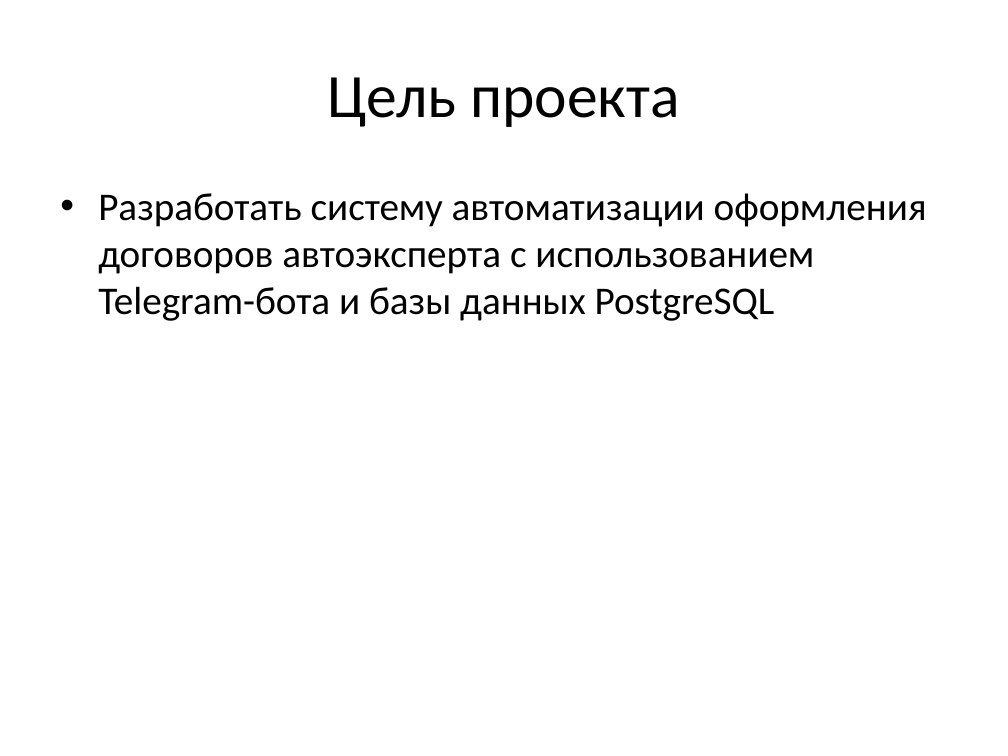
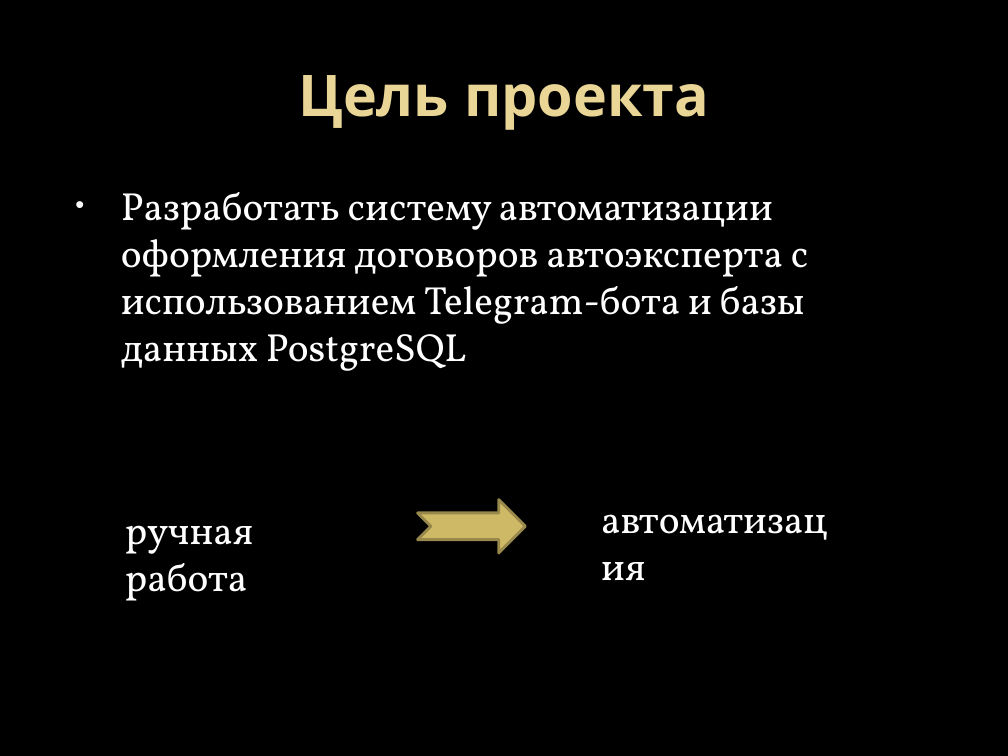
Before and after one commit to Ivan9005/autoexpert-bot, a slide deck: slide 4 of presentation/Система автоматизации оформления договоров автоэксперта на базе Telegram-бота.pptx. Drawn at 1008x756 pixels with LibreOffice and Linux fonts; fonts in the diff are those of the drawing; background and template pictures are left out. Boxes give left, top, right and bottom in pixels: in the first picture for what was removed or moved away, otherwise in the second. Text is boxed around its words. In the diff, an @@ line names an element or a change of style, - is before the commit and + after.

```diff
--- a/presentation/Система автоматизации оформления договоров автоэксперта на базе Telegram-бота.pptx
+++ b/presentation/Система автоматизации оформления договоров автоэксперта на базе Telegram-бота.pptx
@@ background #FFFFFF to picture (left out) @@
@@ title "Цель проекта" at (x1=298, y1=75, x2=709, y2=130): size 44 to 41 pt, font Calibri to Noto Sans, text colour #000000 to gradient #EAD696 to #E7D081, bold on @@
@@ text "Разработать систему автоматизации оформления договоров ..." at (x1=121, y1=192, x2=809, y2=371): font Calibri to Vollkorn, text colour #000000 to #FFFFFF; indent changed @@
@@ notched right arrow added at (x1=417, y1=500, x2=525, y2=553), fill #CEB966, outline #98894B 2 pt @@
@@ text added at (x1=592, y1=489, x2=857, y2=546), 28 pt, text #FFFFFF @@
+автоматизация
@@ text added at (x1=125, y1=525, x2=253, y2=601), 28 pt, text #FFFFFF @@
+ручная работа
```
Also in this commit, not shown: 15 other slides changed.
